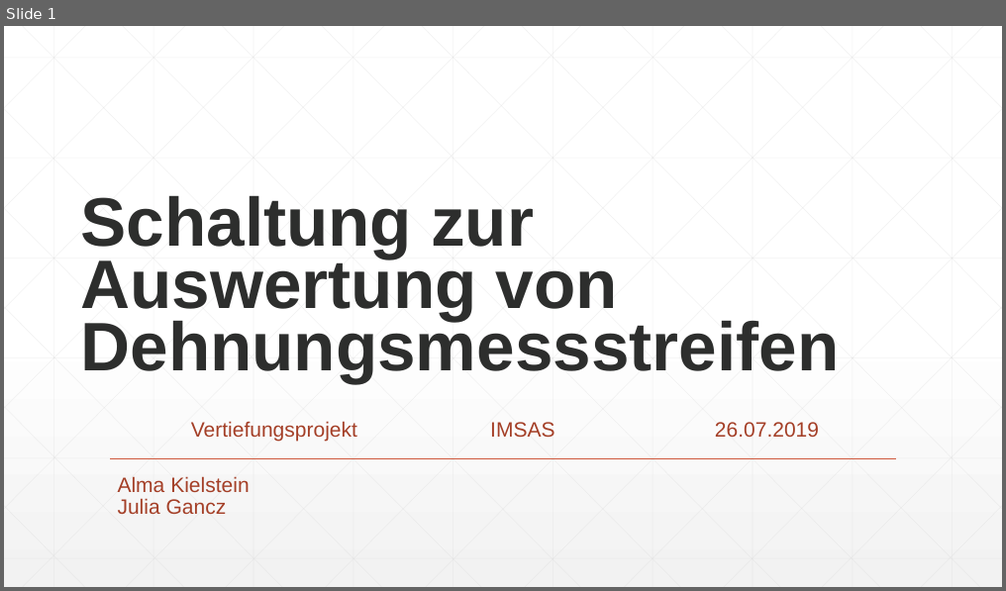
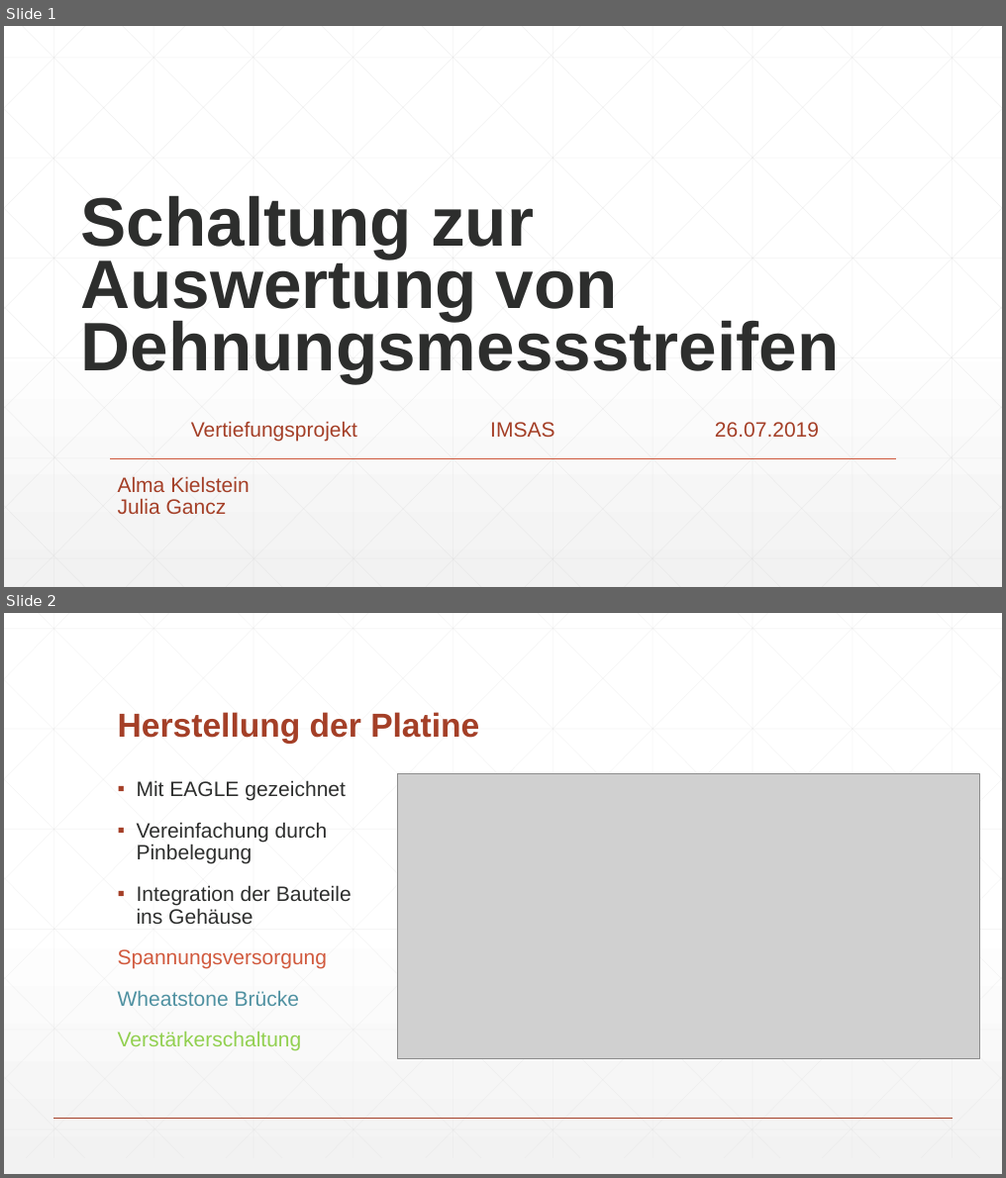
Before and after one commit to juliagancz/Vertiefungsprojekt, a slide deck: Vertiefungsprojekt.pptx. Shown one above the other, each under a label of ours: slide 1 before the commit, slides 1 and 2 after it. The pictures are 1006x591 and 1006x1178 pixels, drawn with LibreOffice and Linux fonts; fonts in the diff are those of the drawing; grey boxes stand for pictures. Boxes give left, top, right and bottom in pixels: in the first picture for what was removed or moved away, otherwise in the second. Text is boxed around its words. In the diff, an @@ line names an element or a change of style, - is before the commit and + after.

```diff
--- a/Vertiefungsprojekt.pptx
+++ b/Vertiefungsprojekt.pptx
@@ slide 2 added at bbox=[4, 613, 1002, 1174], background gradient #FFFFFF to #F2F2F2 @@
@@ title added at bbox=[118, 712, 479, 744], 32 pt, text #A43F27, bold @@
+Herstellung der Platine
@@ text added at bbox=[118, 780, 351, 1052], 20 pt, text #2D2E2D @@
+▪ Mit EAGLE gezeichnet
+▪ Vereinfachung durch Pinbelegung
+▪ Integration der Bauteile ins Gehäuse
+Spannungsversorgung
+Wheatstone Brücke
+Verstärkerschaltung
@@ picture added at bbox=[398, 774, 980, 1059] @@
@@ group added at bbox=[4, 613, 1002, 1158]: 46 lines @@
@@ line added from (54, 1118) to (952, 1118), #A43F27 1 pt @@
```
Also in this commit, not shown: 2 other slides added.
